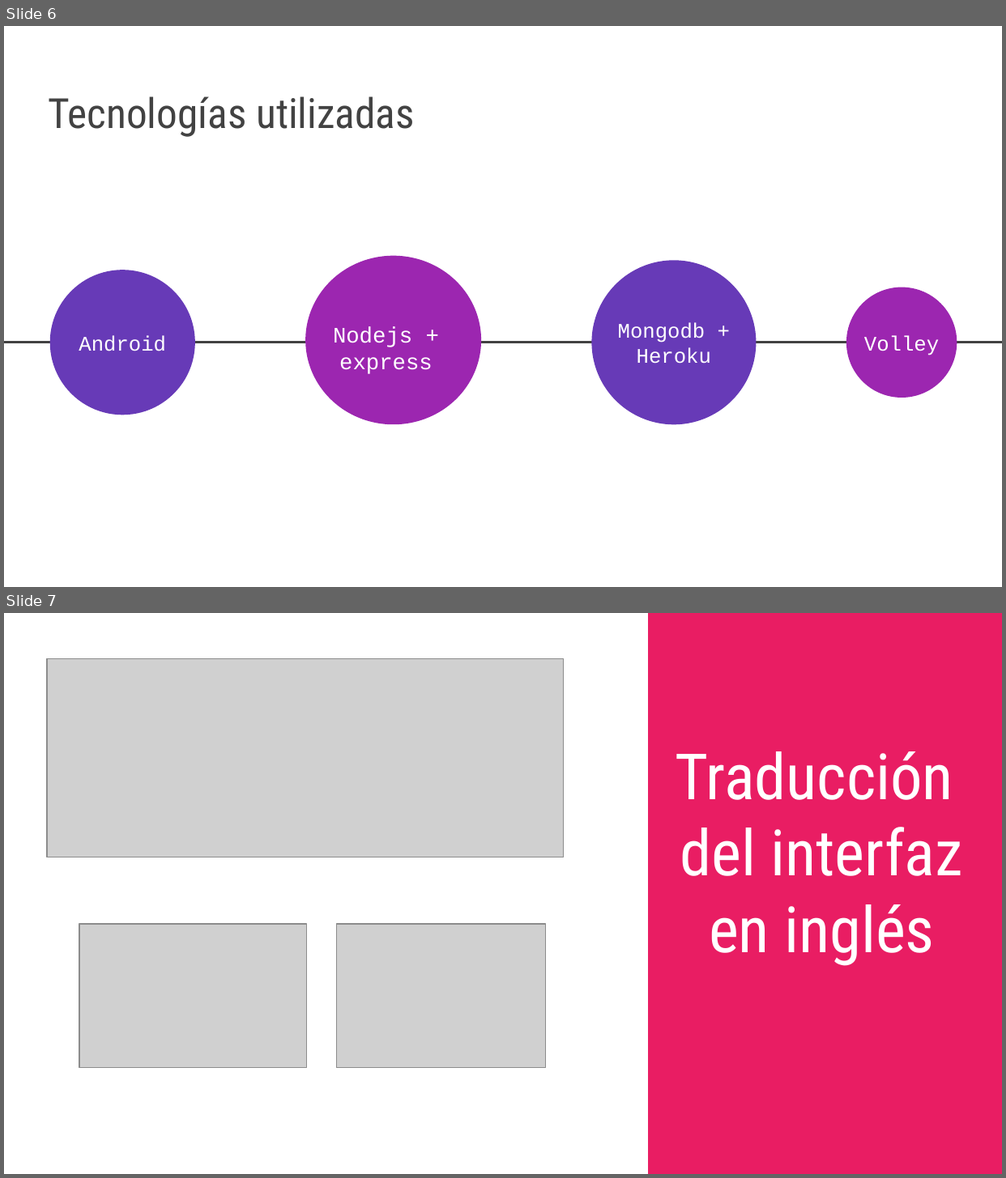
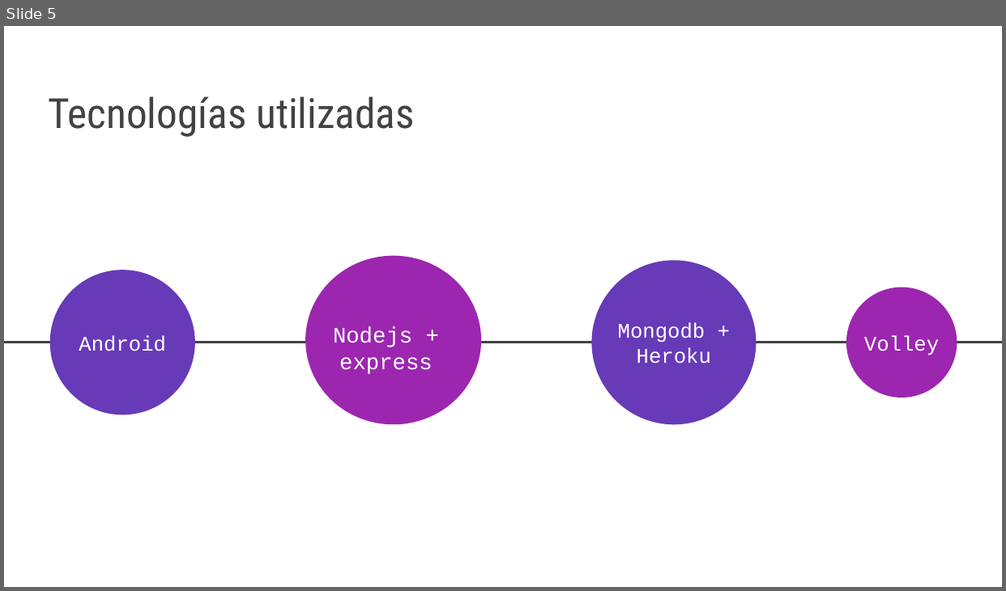
Before and after one commit to josuestaun/proyecto-intermodular, a slide deck: Memory.pptx. Shown one above the other, each under a label of ours: slides 6 and 7 before the commit, slide 5 after it. The pictures are 1006x1178 and 1006x591 pixels, drawn with LibreOffice and Linux fonts; fonts in the diff are those of the drawing; grey boxes stand for pictures. Boxes give left, top, right and bottom in pixels: in the first picture for what was removed or moved away, otherwise in the second. Text is boxed around its words. In the diff, an @@ line names an element or a change of style, - is before the commit and + after.

```diff
--- a/Memory.pptx
+++ b/Memory.pptx
@@ slide 7 removed at (x1=4, y1=613, x2=1002, y2=1174), background #FFFFFF @@
@@ rectangle removed at (x1=649, y1=613, x2=1002, y2=1174) @@
@@ picture removed at (x1=47, y1=659, x2=564, y2=858) @@
@@ title removed at (x1=675, y1=752, x2=963, y2=966) @@
-Traducción
-del interfaz
-en inglés
@@ picture removed at (x1=79, y1=924, x2=306, y2=1068) @@
@@ picture removed at (x1=336, y1=924, x2=546, y2=1068) @@
@@ what was slide 6 is now slide 5 @@
```
Also in this commit, not shown: 2 slides changed, 2 slides added, 1 other slide removed.
